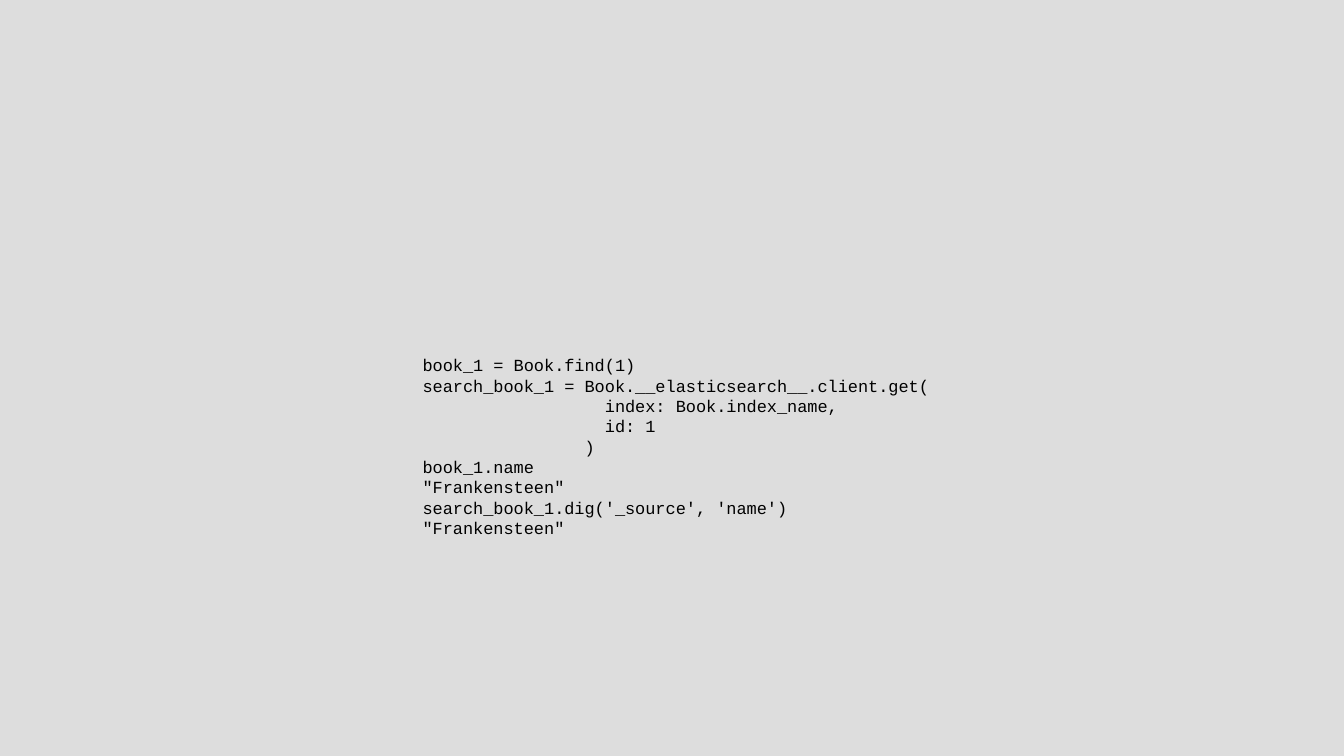
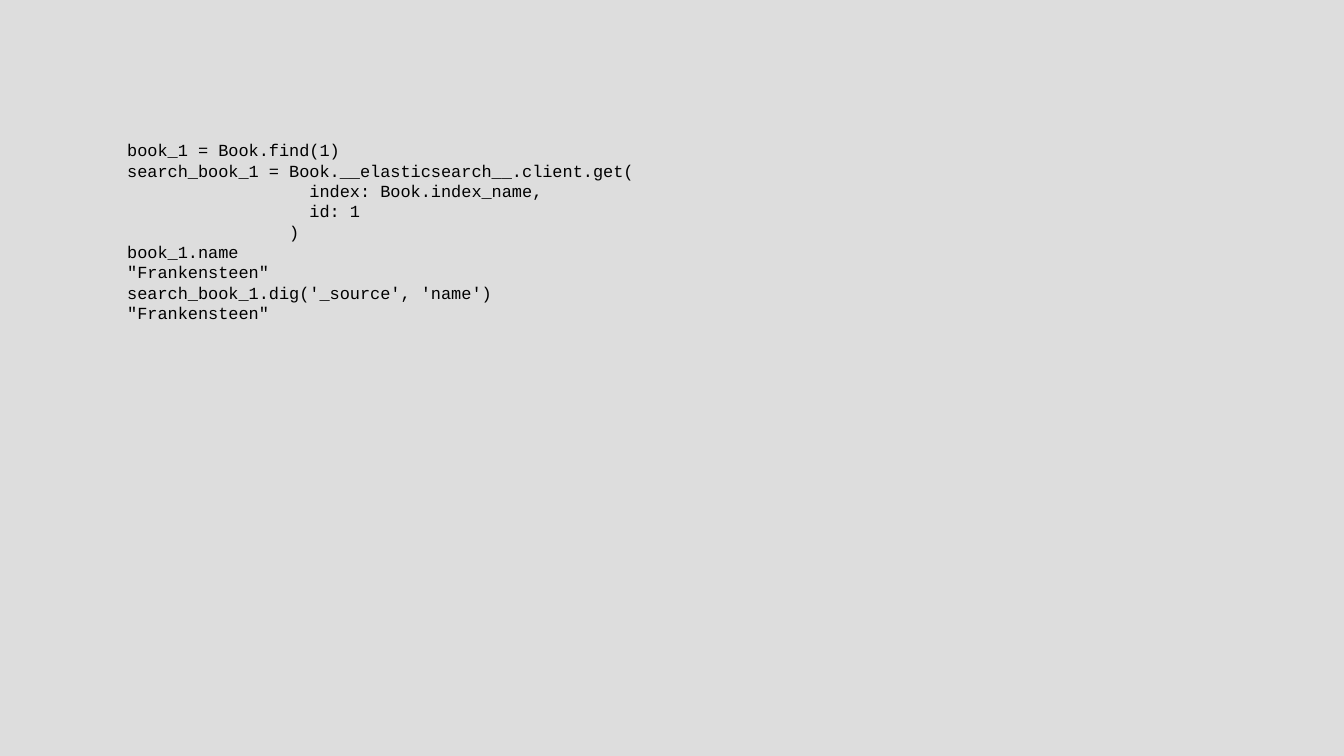
Before and after one commit to chriscressman/architecting-a-search-feature, a slide deck: slide 111 of presentation.odp (slide 112 before the commit). Drawn at 1344x756 pixels with LibreOffice and Linux fonts; fonts in the diff are those of the drawing. Boxes give left, top, right and bottom in pixels: in the first picture for what was removed or moved away, otherwise in the second. Text is boxed around its words. In the diff, an @@ line names an element or a change of style, - is before the commit and + after.

```diff
--- a/presentation.odp
+++ b/presentation.odp
@@ text "book_1 = Book.find(1)": place and size @@
-text "book_1 = Book.find(1)" at [423,359,929,534]
+text "book_1 = Book.find(1)" at [127,144,633,319]
```
Also in this commit, not shown: 13 other slides changed, 1 slide added, 4 slides removed.
